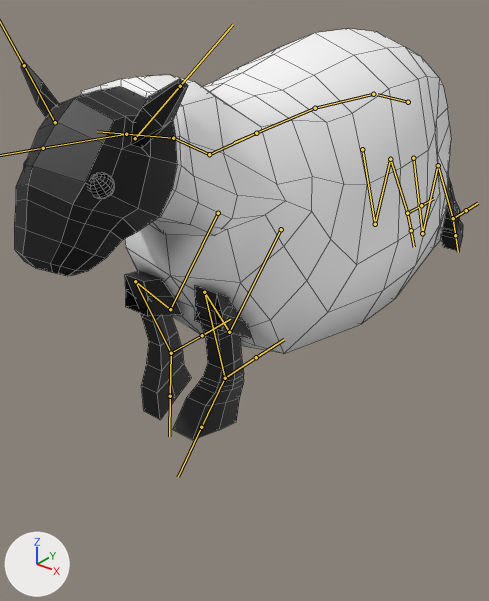
The FBX model Assets/Models/Sheep.fbx: old version first, new version second.
Camera for both pictures: a 50 mm lens placed at (2.76, -4.24, 4.27), pointed at (-0.34, -0.36, 1.87). Arrows for +X, +Y and +Z are at lower left; the lights stay in place. Both versions are drawn at frame 4 of the action 'Tuck Out'; the numbers are the values there. The bones that bend it are drawn over the model as lines. Mesh edges are drawn as thin lines.

Objects in the first picture: 'Body'.
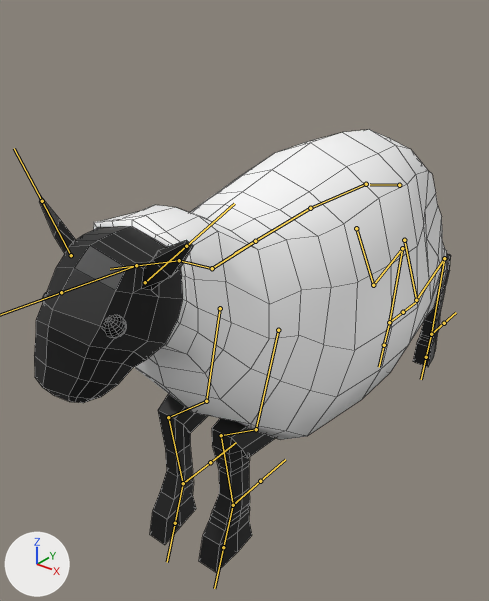
Changed parts and their boxes [x1, y1, x2, y2] in the pictures (489 x 601 px):
'Body', posed (7% narrower, 8% taller)
    before: [14, 29, 463, 440]
    after: [34, 130, 451, 573]
bone 'Spine 0', root to tip
    before: (408, 102) to (377, 94)
    after: (399, 185) to (370, 184)
bone 'FrontLeg0.L', root to tip
    before: (281, 229) to (229, 332)
    after: (278, 330) to (256, 429)
bone 'FrontLeg2.L', root to tip
    before: (229, 332) to (204, 292)
    after: (256, 429) to (221, 435)
bone 'FrontLeg3.L', root to tip
    before: (204, 292) to (225, 378)
    after: (221, 435) to (233, 505)
bone 'FrontFoot.L', root to tip
    before: (225, 378) to (201, 427)
    after: (233, 505) to (223, 547)
bone 'FrontLeg0.R', root to tip
    before: (218, 213) to (170, 309)
    after: (220, 308) to (206, 401)
bone 'FrontLeg2.R', root to tip
    before: (170, 309) to (135, 281)
    after: (206, 401) to (168, 417)
bone 'FrontLeg3.R', root to tip
    before: (135, 281) to (171, 353)
    after: (168, 417) to (183, 483)
bone 'BackLeg0.L', root to tip
    before: (413, 158) to (422, 233)
    after: (404, 240) to (416, 300)
bone 'BackLeg1.L', root to tip
    before: (422, 233) to (438, 165)
    after: (416, 300) to (444, 258)
bone 'BackLeg2.L', root to tip
    before: (438, 165) to (453, 218)
    after: (444, 258) to (431, 334)
bone 'BackLeg0.R', root to tip
    before: (362, 149) to (375, 224)
    after: (356, 228) to (373, 285)
bone 'BackLeg1.R', root to tip
    before: (375, 224) to (390, 159)
    after: (373, 285) to (402, 248)
bone 'BackLeg2.R', root to tip
    before: (390, 159) to (407, 213)
    after: (402, 248) to (389, 322)
bone 'IKFrontLegTarget.L', root to tip
    before: (225, 378) to (256, 357)
    after: (233, 505) to (260, 481)
bone 'IKBackLegTarget.L', root to tip
    before: (453, 218) to (466, 210)
    after: (431, 334) to (444, 323)
bone 'IKFrontLegTarget.R', root to tip
    before: (171, 353) to (202, 335)
    after: (183, 483) to (210, 462)
bone 'IKBackLegTarget.R', root to tip
    before: (407, 213) to (421, 205)
    after: (389, 322) to (403, 312)

The edits, one by one:
Bone 'Spine 0' (bone_spine_0) moves from (0.0, 0.173, -0.74) to (0.0, 0.0, 0.0).
Bone 'FrontLeg0.L' (bone_frontleg0_l) turns from (51, 1, -2) to (25, 0, -1) degrees about its own x, y and z.
Bone 'FrontLeg2.L' (bone_frontleg2_l) turns from (64, 0, 0) to (57, 0, 0) degrees about its own x, y and z.
Bone 'FrontLeg3.L' (bone_frontleg3_l) turns from (-115, 0, 0) to (-77, 0, 0) degrees about its own x, y and z.
Bone 'FrontFoot.L' (bone_frontfoot_l) turns from (14, 0, 0) to (-14, 0, 0) degrees about its own x, y and z.
Bone 'FrontLeg0.R' (bone_frontleg0_r) turns from (49, 0, 0) to (20, 0, 0) degrees about its own x, y and z.
Bone 'FrontLeg2.R' (bone_frontleg2_r) turns from (55, 0, 0) to (49, 0, 0) degrees about its own x, y and z.
Bone 'FrontLeg3.R' (bone_frontleg3_r) turns from (-113, 0, 0) to (-63, 0, 0) degrees about its own x, y and z.
Bone 'BackLeg0.L' (bone_backleg0_l) turns from (-33, 0, 0) to (-37, 0, 0) degrees about its own x, y and z.
Bone 'BackLeg1.L' (bone_backleg1_l) turns from (-51, 0, 0) to (4, 0, 0) degrees about its own x, y and z.
Bone 'BackLeg2.L' (bone_backleg2_l) turns from (28, 0, 0) to (22, 0, 0) degrees about its own x, y and z.
Bone 'BackLeg0.R' (bone_backleg0_r) turns from (-32, 0, 0) to (-39, 0, 0) degrees about its own x, y and z.
Bone 'BackLeg1.R' (bone_backleg1_r) turns from (-49, 0, 0) to (9, 0, 0) degrees about its own x, y and z.
Bone 'BackLeg2.R' (bone_backleg2_r) turns from (27, 0, 0) to (22, 0, 0) degrees about its own x, y and z.
Bone 'IKFrontLegTarget.L' (bone_ikfrontlegtarget_l) moves from (0.0, -0.373, 1.618) to (0.0, -0.303, 0.476).
Bone 'IKBackLegTarget.L' (bone_ikbacklegtarget_l) moves from (0.0, 0.841, 1.748) to (0.0, 0.68, 0.446).
Bone 'IKFrontLegTarget.R' (bone_ikfrontlegtarget_r) moves from (0.0, -0.32, 1.585) to (0.0, -0.265, 0.355).
Bone 'IKBackLegTarget.R' (bone_ikbacklegtarget_r) moves from (0.0, 0.831, 1.701) to (0.0, 0.665, 0.433).
